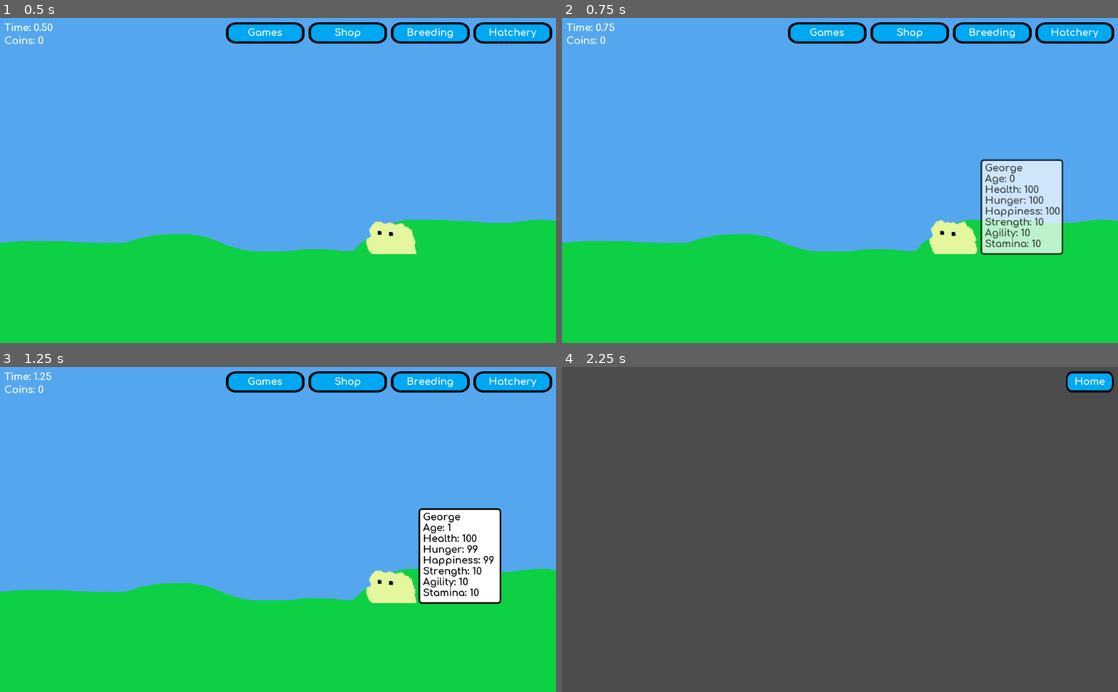
Above: before the commit, frames 1-4 (two rows, left to right).
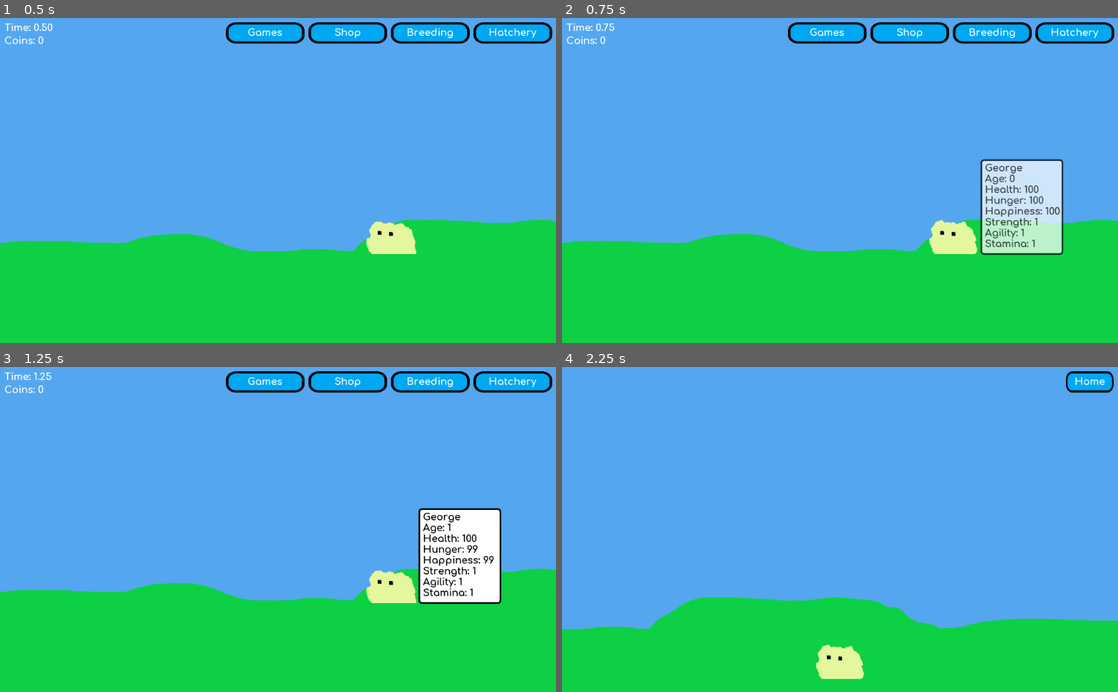
Above: after the commit, the same moments.

Repository: Elephant34/Bllob
Game: Godot game, scene res://scenes/global.tscn
Same seed, same stepped clock (60 frames per second), same inputs: the game is played once before the commit and once after it.
Inputs (mouse positions are in pixels of both pictures, inside the frame that each line leads up to):
- Up to frame 1 (0.5 s): no input
- Up to frame 2 (0.75 s): move the mouse to (951, 235) at 0.52 s; hold D (bllob_right, bound only after the commit) from 0.53 s (still down)
- Up to frame 3 (1.25 s): keep holding D (bllob_right, bound only after the commit)
- Up to frame 4 (2.25 s): release D (bllob_right, bound only after the commit) at 1.25 s; click (828, 383) at 1.25 s; click (767, 578) at 2 s

Frame 1 is identical in both runs. In frame 2, less than 0.1% of the frame differs, in the area x 83-87%, y 61-71%; in frame 3, less than 0.1%; in frame 4, 99%, in the area x 0-100%, y 0-100%.

Commit message:
Added main game elements of dodger game

Diff:
--- a/project.godot
+++ b/project.godot
@@ -19,6 +19,23 @@
 run/main_scene="res://scenes/global.tscn"
 config/icon="res://icon.png"
 
+[input]
+
+bllob_left={
+"deadzone": 0.5,
+"events": [ Object(InputEventKey,"resource_local_to_scene":false,"resource_name":"","device":0,"alt":false,"shift":false,"control":false,"meta":false,"command":false,"pressed":false,"scancode":65,"unicode":0,"echo":false,"script":null)
+, Object(InputEventKey,"resource_local_to_scene":false,"resource_name":"","device":0,"alt":false,"shift":false,"control":false,"meta":false,"command":false,"pressed":false,"scancode":16777231,"unicode":0,"echo":false,"script":null)
+, Object(InputEventKey,"resource_local_to_scene":false,"resource_name":"","device":0,"alt":false,"shift":false,"control":false,"meta":false,"command":false,"pressed":false,"scancode":74,"unicode":0,"echo":false,"script":null)
+ ]
+}
+bllob_right={
+"deadzone": 0.5,
+"events": [ Object(InputEventKey,"resource_local_to_scene":false,"resource_name":"","device":0,"alt":false,"shift":false,"control":false,"meta":false,"command":false,"pressed":false,"scancode":68,"unicode":0,"echo":false,"script":null)
+, Object(InputEventKey,"resource_local_to_scene":false,"resource_name":"","device":0,"alt":false,"shift":false,"control":false,"meta":false,"command":false,"pressed":false,"scancode":16777233,"unicode":0,"echo":false,"script":null)
+, Object(InputEventKey,"resource_local_to_scene":false,"resource_name":"","device":0,"alt":false,"shift":false,"control":false,"meta":false,"command":false,"pressed":false,"scancode":76,"unicode":0,"echo":false,"script":null)
+ ]
+}
+
 [rendering]
 
 environment/default_environment="res://default_env.tres"
--- a/scenes/bllob/bllob.gd
+++ b/scenes/bllob/bllob.gd
@@ -16,6 +16,8 @@
 var satisfaction_count = 5
 
 var aging_count = 20
+
+var speed = 100
 
 
 func _ready():
@@ -44,9 +46,25 @@
 	$Aging.wait_time = aging_count
 
 
-func _process(_dt):
+func _process(dt):
 	if panel_visible:
 		set_attribute_text()
+
+	"""
+	Handles inputs for the correct mode
+	"""
+	var velocity = Vector2()
+	match mode:
+		"dodger":
+			if Input.is_action_pressed("bllob_left"):
+				velocity.x -= 1
+			elif Input.is_action_pressed("bllob_right"):
+				velocity.x += 1
+
+			velocity = velocity * (speed * self_data["agility"])
+
+			position += velocity * dt
+			position.x = clamp(position.x, 0, get_viewport_rect().size.x)
 
 
 func setup(bllob_id, bllob_mode):
@@ -71,6 +89,12 @@
 				animation = "adult"
 				frame = randi() % frames.get_frame_count(animation)
 				playing = true
+		"dodger":
+			# Sets animation for game play
+			# For now its the same idle one
+			animation = "adult"
+			frame = randi() % frames.get_frame_count(animation)
+			playing = true
 
 func set_colour():
 	"""
@@ -93,6 +117,11 @@
 			position = Vector2(
 				self_data.position[0],
 				self_data.position[1]
+			)
+		"dodger":
+			position = Vector2(
+				512,
+				544
 			)
 
 
@@ -126,13 +155,15 @@
 
 
 func _on_BllobShape_mouse_entered():
-	$BllobPanel.popup()
-	panel_visible = true
+	if mode == "home":
+		$BllobPanel.popup()
+		panel_visible = true
 
 
 func _on_BllobShape_mouse_exited():
-	$BllobPanel.hide()
-	panel_visible = false
+	if mode == "home":
+		$BllobPanel.hide()
+		panel_visible = false
 
 
 func _on_Timer_timeout(timer):
--- a/scenes/games/dodger_game.gd
+++ b/scenes/games/dodger_game.gd
@@ -4,12 +4,45 @@
 var global
 
 
+var box_prescene = preload("res://scenes/games/falling_box.tscn")
+
+var game_time = 0
+
+
 func _ready():
 	global = get_tree().get_current_scene()
+
+	var bllob = global.bllob_prescene.instance()
+
+	# Gets a random bllob from save
+	var bllob_id = global.bllob_data.keys()[randi()%global.bllob_data.size()]
+	bllob.setup(bllob_id, "dodger")
+	add_child(bllob)
+
+
+func _process(dt):
+	game_time += dt
 
 
 func _on_Home_pressed():
 	game_over()
+
+
+func _on_BoxTimer_timeout():
+	"""
+	Has a chance to spawn a new box
+	The probability will tend towards 100% as time passes
+	"""
+
+	# Function which dectates the odds a box will spawn
+	# It is an s shape starting at 0.9 and tending to 0
+	var probability = 0.9/(1+pow((((1/160.0)*game_time)/(1-((1/120.0)*game_time))),2.1))
+	# NOTE- all divisions must have one number which is a float or they equal 0
+
+	if randf() > probability:
+		var box = box_prescene.instance()
+
+		add_child(box)
 
 
 func game_over():
--- a/scenes/games/dodger_game.tscn
+++ b/scenes/games/dodger_game.tscn
@@ -1,10 +1,22 @@
-[gd_scene load_steps=3 format=2]
+[gd_scene load_steps=4 format=2]
 
 [ext_resource path="res://scenes/games/dodger_game.gd" type="Script" id=1]
 [ext_resource path="res://scenes/GUI/button.tscn" type="PackedScene" id=2]
+[ext_resource path="res://assets/textures/background.png" type="Texture" id=4]
 
 [node name="DodgerGame" type="Node2D"]
 script = ExtResource( 1 )
+
+[node name="Background" type="TextureRect" parent="."]
+margin_left = -2056.0
+margin_top = -136.0
+margin_right = 3376.0
+margin_bottom = 864.0
+texture = ExtResource( 4 )
+stretch_mode = 2
+__meta__ = {
+"_edit_use_anchors_": false
+}
 
 [node name="Home" parent="." instance=ExtResource( 2 )]
 margin_left = 928.0
@@ -17,6 +29,11 @@
 margin_right = 72.0
 margin_bottom = 30.0
 text = "Home"
+
+[node name="BoxTimer" type="Timer" parent="."]
+wait_time = 0.2
+autostart = true
 [connection signal="pressed" from="Home" to="." method="_on_Home_pressed"]
+[connection signal="timeout" from="BoxTimer" to="." method="_on_BoxTimer_timeout"]
 
 [editable path="Home"]
--- /dev/null
+++ b/scenes/games/falling_box.gd
@@ -0,0 +1,24 @@
+extends Sprite
+
+
+var speed = 150
+
+func _ready():
+	"""
+	Sets up the falling box
+	"""
+
+	position = Vector2(
+		randi() % int(get_viewport_rect().size.x),
+		-50
+	)
+
+func _process(dt):
+	"""
+	Updates position
+	"""
+
+	position.y += speed * dt
+
+	if position.y > get_viewport_rect().size.y+100:
+		queue_free()
--- /dev/null
+++ b/scenes/games/falling_box.tscn
@@ -0,0 +1,16 @@
+[gd_scene load_steps=4 format=2]
+
+[ext_resource path="res://assets/textures/game/box.png" type="Texture" id=1]
+[ext_resource path="res://scenes/games/falling_box.gd" type="Script" id=2]
+
+[sub_resource type="RectangleShape2D" id=1]
+extents = Vector2( 49.9502, 49.9781 )
+
+[node name="FallingBox" type="Sprite"]
+texture = ExtResource( 1 )
+script = ExtResource( 2 )
+
+[node name="Area2D" type="Area2D" parent="."]
+
+[node name="CollisionShape2D" type="CollisionShape2D" parent="Area2D"]
+shape = SubResource( 1 )
--- a/scenes/global.gd
+++ b/scenes/global.gd
@@ -158,9 +158,9 @@
 			"health": 100,
 			"hunger": 100,
 			"happiness": 100,
-			"strength": 10,
-			"agility":10,
-			"stamina":10,
+			"strength": 1.0,
+			"agility":1.0,
+			"stamina":1.0,
 		}
 	}
 
Binary file added: assets/textures/game/box.png
Not shown, added: assets/textures/game/box.png.import
